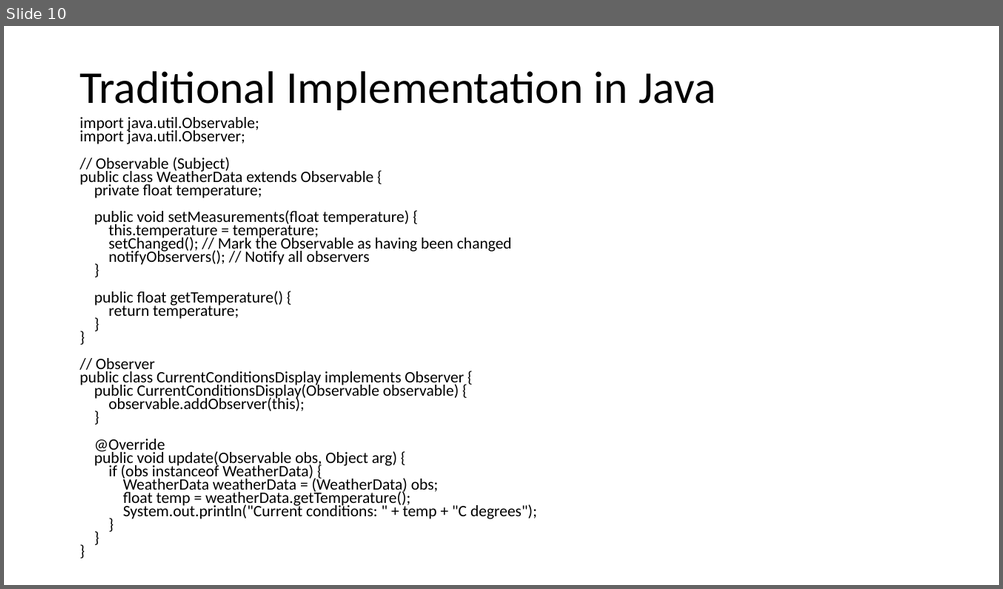
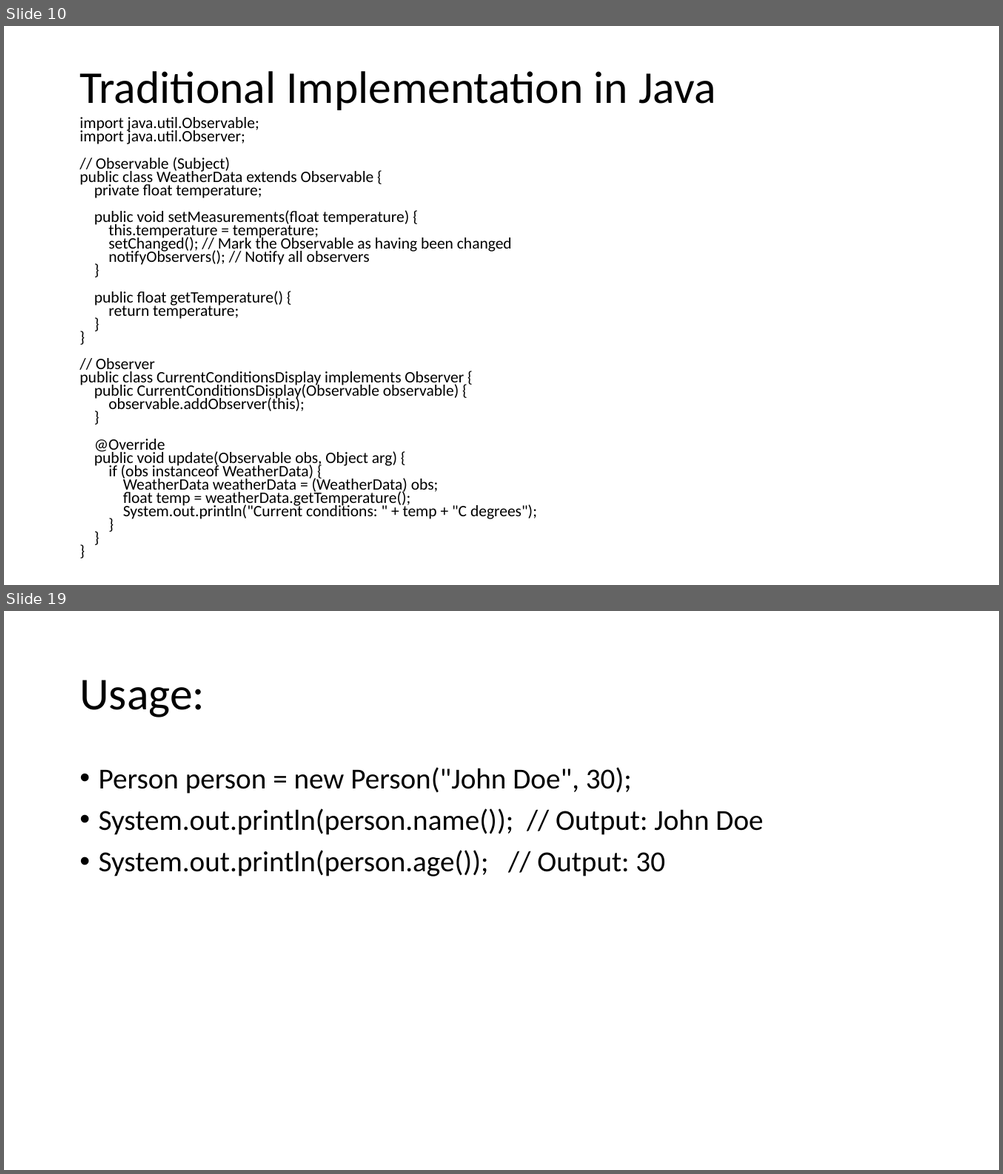
Before and after one commit to ChenTheInstructor/CSE248, a slide deck: Observer Design Pattern.pptx. Shown one above the other, each under a label of ours: slide 10 before the commit, slides 10 and 19 after it; the slides between them are not shown. The pictures are 1003x589 and 1003x1174 pixels, drawn with LibreOffice and Linux fonts; fonts in the diff are those of the drawing. Boxes give left, top, right and bottom in pixels: in the first picture for what was removed or moved away, otherwise in the second. Text is boxed around its words. In the diff, an @@ line names an element or a change of style, - is before the commit and + after.

```diff
--- a/Observer Design Pattern.pptx
+++ b/Observer Design Pattern.pptx
@@ slide 19 added at [4, 611, 999, 1170], background #FFFFFF @@
@@ title added at [79, 680, 205, 718], 44 pt, text #000000 @@
+Usage:
@@ text added at [99, 767, 762, 877], 28 pt, text #000000 @@
+• Person person = new Person("John Doe", 30);
+• System.out.println(person.name()); // Output: John Doe
+• System.out.println(person.age()); // Output: 30
```
Also in this commit, not shown: 1 slide changed, 22 other slides added, 4 other files.
